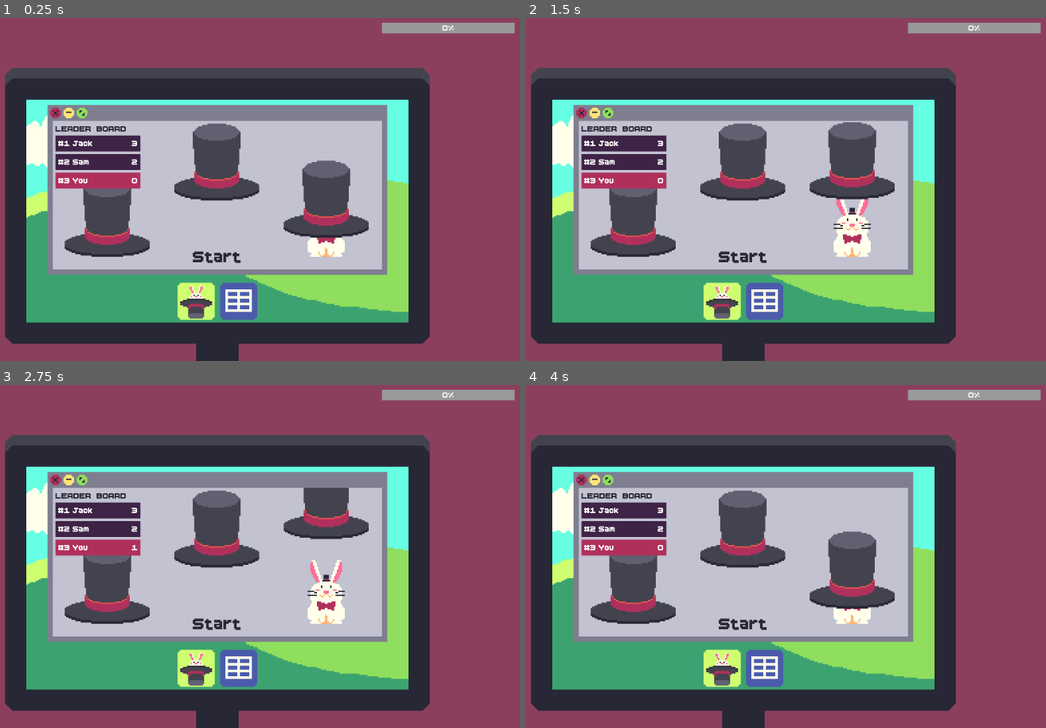
Above: before the commit, frames 1-4 (two rows, left to right).
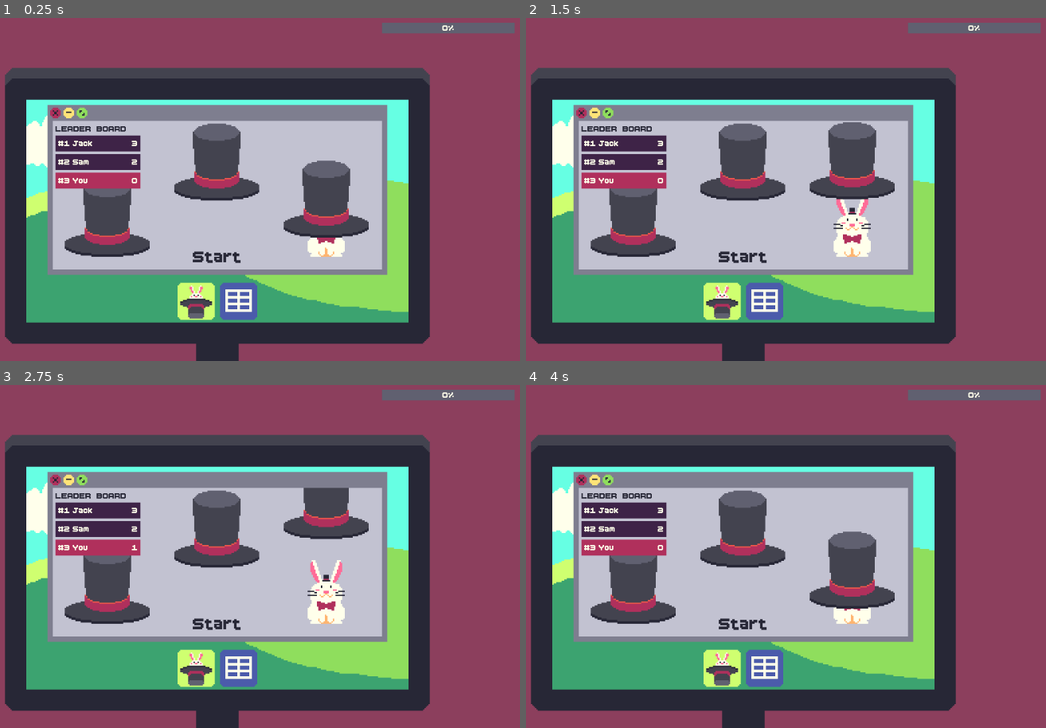
Above: after the commit, the same moments.

Repository: vazor222/MakersMartGameInADay2026PlayDontWork
Game: Godot game, scene res://magic.tscn
Same seed, same stepped clock (60 frames per second), same inputs: the game is played once before the commit and once after it.
Inputs (mouse positions are in pixels of both pictures, inside the frame that each line leads up to):
- Up to frame 1 (0.25 s): no input
- Up to frame 2 (1.5 s): tap Enter (ui_accept) at 0.5, 0.77 s; move the mouse to (765, 302) at 0.52 s; click (765, 302) at 0.6 s; move the mouse to (723, 302) at 1.27 s; click (723, 302) at 1.35 s
- Up to frame 3 (2.75 s): tap Enter (ui_accept) at 1.52 s; move the mouse to (109, 580) at 2.02 s; click (109, 580) at 2.1 s
- Up to frame 4 (4 s): move the mouse to (744, 525) at 2.77 s; click (744, 525) at 2.85 s; tap Enter (ui_accept) at 3.02, 3.77 s; move the mouse to (853, 580) at 3.52 s; click (853, 580) at 3.6 s

The runs differ from the first frame. In frame 1, 0.7% of the frame differs, in the area x 73-99%, y 1-5%; in frame 2, 0.7%; in frame 3, 0.7%; in frame 4, 0.7%.

Commit message:
adjusted some colors.

Diff:
--- a/MagicMiniGamePrototype/magic.tscn
+++ b/MagicMiniGamePrototype/magic.tscn
@@ -63,6 +63,7 @@
 size = Vector2(200, 80)
 
 [sub_resource type="StyleBoxFlat" id="StyleBoxFlat_g27sj"]
+bg_color = Color(0.376471, 0.376471, 0.439216, 1)
 
 [sub_resource type="StyleBoxFlat" id="StyleBoxFlat_7odgd"]
 bg_color = Color(0.690196, 0.188235, 0.360784, 1)
@@ -293,6 +294,7 @@
 offset_top = -480.0
 offset_right = 896.0
 offset_bottom = -448.0
+theme_override_colors/font_color = Color(1, 1, 0.921569, 1)
 theme_override_fonts/font = ExtResource("11_ahjlb")
 theme_override_font_sizes/font_size = 32
 theme_override_styles/background = SubResource("StyleBoxFlat_g27sj")
@@ -312,8 +314,9 @@
 offset_bottom = 11.5
 grow_horizontal = 2
 grow_vertical = 2
-theme_override_colors/font_outline_color = Color(0, 0, 0, 1)
-theme_override_constants/outline_size = 16
+theme_override_colors/font_color = Color(1, 1, 0.921569, 1)
+theme_override_colors/font_outline_color = Color(0.152941, 0.152941, 0.211765, 1)
+theme_override_constants/outline_size = 32
 theme_override_fonts/font = ExtResource("11_ahjlb")
 theme_override_font_sizes/font_size = 128
 text = "YOU'RE FIRED!!"
--- a/MagicMiniGamePrototype/points_panel.tscn
+++ b/MagicMiniGamePrototype/points_panel.tscn
@@ -26,6 +26,7 @@
 [node name="RankLabel" type="Label" parent="MarginContainer/HBoxContainer"]
 unique_name_in_owner = true
 layout_mode = 2
+theme_override_colors/font_color = Color(1, 1, 0.921569, 1)
 theme_override_fonts/font = ExtResource("2_87ypi")
 theme_override_font_sizes/font_size = 32
 text = "#1"
@@ -34,6 +35,7 @@
 unique_name_in_owner = true
 layout_mode = 2
 size_flags_horizontal = 3
+theme_override_colors/font_color = Color(1, 1, 0.921569, 1)
 theme_override_fonts/font = ExtResource("2_87ypi")
 theme_override_font_sizes/font_size = 32
 text = "You: "
@@ -43,6 +45,7 @@
 layout_mode = 2
 size_flags_horizontal = 0
 size_flags_vertical = 0
+theme_override_colors/font_color = Color(1, 1, 0.921569, 1)
 theme_override_fonts/font = ExtResource("2_87ypi")
 theme_override_font_sizes/font_size = 32
 text = "0
